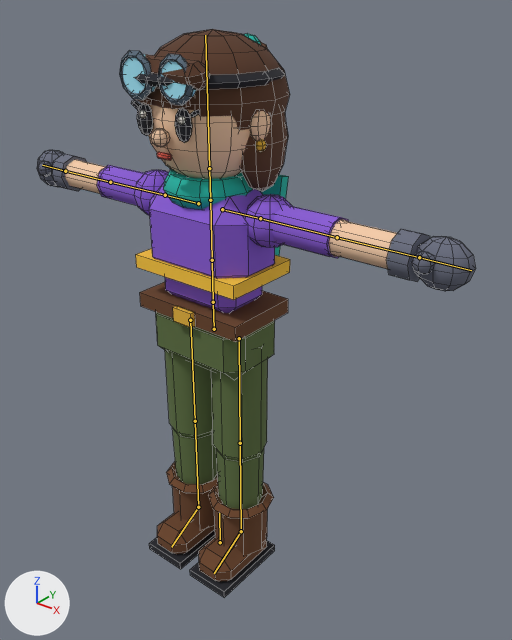
The Blender file assets_src/personagens/recruta_brisa_01.blend: old version first, new version second.
Before and after are seen from a camera (50 mm lens) standing at (1.46, -1.6, 2.03) and looking at (0.1, 0.1, 0.98). Every picture has the same lights, and +X, +Y and +Z are marked at lower left. The picture after the commit comes second. The bones that bend it are drawn over the model as lines. Mesh edges are drawn as thin lines.

In view in the first picture: 'recruta_brisa_01'.
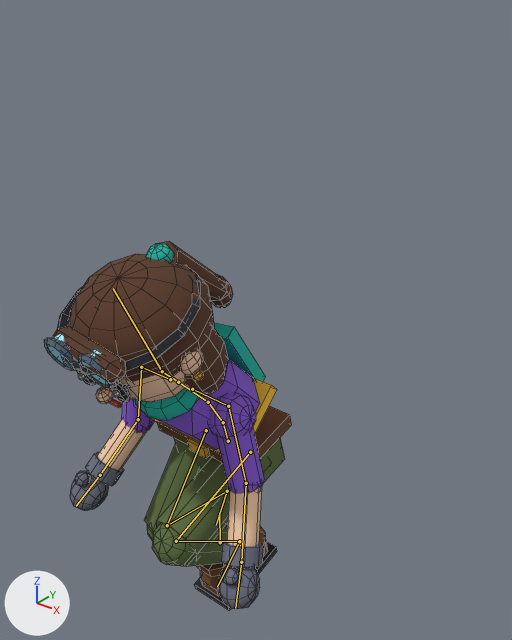
The newer file adds an action. The first version stands in its rest pose; the second is drawn at frame 7 of the action 'aterrissar_pesado'.

Pixel boxes (x1, y1, x2, y2) of what changed, in the pictures (512 x 640 px):
'recruta_brisa_01', posed (43% narrower, 35% shorter)
    before: (37, 29, 476, 598)
    after: (44, 241, 292, 611)
bone 'Hips', root to tip
    before: (214, 329) to (213, 302)
    after: (228, 441) to (223, 422)
bone 'Spine', root to tip
    before: (213, 302) to (212, 260)
    after: (223, 422) to (208, 402)
bone 'Chest', root to tip
    before: (212, 260) to (210, 200)
    after: (208, 402) to (178, 382)
bone 'Head', root to tip
    before: (209, 168) to (205, 35)
    after: (162, 371) to (113, 288)
bone 'LeftShoulder', root to tip
    before: (222, 209) to (260, 218)
    after: (192, 389) to (228, 406)
bone 'LeftUpperArm', root to tip
    before: (260, 218) to (337, 237)
    after: (228, 406) to (246, 483)
bone 'LeftLowerArm', root to tip
    before: (337, 237) to (419, 257)
    after: (246, 483) to (241, 562)
bone 'LeftHand', root to tip
    before: (419, 257) to (471, 270)
    after: (241, 562) to (235, 608)
bone 'RightShoulder', root to tip
    before: (198, 203) to (165, 195)
    after: (170, 379) to (141, 367)
bone 'RightUpperArm', root to tip
    before: (165, 195) to (110, 182)
    after: (141, 367) to (138, 419)
bone 'RightLowerArm', root to tip
    before: (110, 182) to (65, 171)
    after: (138, 419) to (100, 475)
bone 'RightHand', root to tip
    before: (65, 171) to (42, 165)
    after: (100, 475) to (76, 506)
bone 'LeftUpperLeg', root to tip
    before: (239, 338) to (240, 443)
    after: (250, 452) to (176, 541)
bone 'LeftLowerLeg', root to tip
    before: (240, 443) to (241, 531)
    after: (176, 541) to (239, 541)
bone 'LeftFoot', root to tip
    before: (241, 531) to (214, 573)
    after: (239, 541) to (217, 586)
bone 'RightUpperLeg', root to tip
    before: (190, 320) to (195, 421)
    after: (206, 430) to (167, 525)
bone 'RightLowerLeg', root to tip
    before: (195, 421) to (198, 507)
    after: (167, 525) to (227, 491)
bone 'RightFoot', root to tip
    before: (198, 507) to (171, 547)
    after: (227, 491) to (216, 525)

The change, as a diff of the scene's bpy script:
```diff
--- a/assets_src/personagens/recruta_brisa_01.blend.py
+++ b/assets_src/personagens/recruta_brisa_01.blend.py
@@ bone_hips @@
 bone_hips = bpy.data.objects['esqueleto_padrao'].pose.bones['Hips']  # child of 'Root'
-bone_hips.location = (0.0, 0.0, 0.0)
-bone_hips.rotation_quaternion = (1.0, 0.0, 0.0, 0.0)  # degrees (0, 0, 0)
+bone_hips.location = (0.0, -0.495, -0.059)
+bone_hips.rotation_quaternion = (0.993, 0.121, 0.0, 0.0)  # degrees (14, 0, 0)
@@ bone_spine @@
 bone_spine = bpy.data.objects['esqueleto_padrao'].pose.bones['Spine']  # child of 'Hips'
-bone_spine.rotation_quaternion = (1.0, 0.0, 0.0, 0.0)  # degrees (0, 0, 0)
+bone_spine.rotation_quaternion = (0.988, 0.155, 0.0, 0.0)  # degrees (18, 0, 0)
@@ bone_chest @@
 bone_chest = bpy.data.objects['esqueleto_padrao'].pose.bones['Chest']  # child of 'Spine'
-bone_chest.rotation_quaternion = (1.0, 0.0, 0.0, 0.0)  # degrees (0, 0, 0)
+bone_chest.rotation_quaternion = (0.995, 0.103, 0.0, 0.0)  # degrees (12, 0, 0)
@@ bone_head @@
 bone_head = bpy.data.objects['esqueleto_padrao'].pose.bones['Head']  # child of 'Neck'
-bone_head.rotation_quaternion = (1.0, 0.0, 0.0, 0.0)  # degrees (0, 0, 0)
+bone_head.rotation_quaternion = (0.988, -0.155, 0.0, 0.0)  # degrees (-18, 0, 0)
@@ bone_leftshoulder @@
 bone_leftshoulder = bpy.data.objects['esqueleto_padrao'].pose.bones['LeftShoulder']  # child of 'Chest'
-bone_leftshoulder.rotation_quaternion = (1.0, 0.0, 0.0, 0.0)  # degrees (0, 0, 0)
+bone_leftshoulder.rotation_quaternion = (0.999, -0.035, 0.0, 0.0)  # degrees (-4, 0, 0)
@@ bone_leftupperarm @@
 bone_leftupperarm = bpy.data.objects['esqueleto_padrao'].pose.bones['LeftUpperArm']  # child of 'LeftShoulder'
-bone_leftupperarm.rotation_quaternion = (1.0, 0.0, 0.0, 0.0)  # degrees (0, 0, 0)
+bone_leftupperarm.rotation_quaternion = (0.749, -0.525, -0.33, -0.231)  # degrees (-70, -48, 0)
@@ bone_leftlowerarm @@
 bone_leftlowerarm = bpy.data.objects['esqueleto_padrao'].pose.bones['LeftLowerArm']  # child of 'LeftUpperArm'
-bone_leftlowerarm.rotation_quaternion = (1.0, 0.0, 0.0, 0.0)  # degrees (0, 0, 0)
+bone_leftlowerarm.rotation_quaternion = (0.978, 0.0, 0.0, -0.207)  # degrees (0, 0, -24)
@@ bone_lefthand @@
 bone_lefthand = bpy.data.objects['esqueleto_padrao'].pose.bones['LeftHand']  # child of 'LeftLowerArm'
-bone_lefthand.rotation_quaternion = (1.0, 0.0, 0.0, 0.0)  # degrees (0, 0, 0)
+bone_lefthand.rotation_quaternion = (0.998, 0.0, 0.0, -0.07)  # degrees (0, 0, -8)
@@ bone_rightshoulder @@
 bone_rightshoulder = bpy.data.objects['esqueleto_padrao'].pose.bones['RightShoulder']  # child of 'Chest'
-bone_rightshoulder.rotation_quaternion = (1.0, 0.0, 0.0, 0.0)  # degrees (0, 0, 0)
+bone_rightshoulder.rotation_quaternion = (0.999, -0.035, 0.0, 0.0)  # degrees (-4, 0, 0)
@@ bone_rightupperarm @@
 bone_rightupperarm = bpy.data.objects['esqueleto_padrao'].pose.bones['RightUpperArm']  # child of 'RightShoulder'
-bone_rightupperarm.rotation_quaternion = (1.0, 0.0, 0.0, 0.0)  # degrees (0, 0, 0)
+bone_rightupperarm.rotation_quaternion = (0.761, -0.553, 0.274, 0.199)  # degrees (-72, 40, 0)
@@ bone_rightlowerarm @@
 bone_rightlowerarm = bpy.data.objects['esqueleto_padrao'].pose.bones['RightLowerArm']  # child of 'RightUpperArm'
-bone_rightlowerarm.rotation_quaternion = (1.0, 0.0, 0.0, 0.0)  # degrees (0, 0, 0)
+bone_rightlowerarm.rotation_quaternion = (0.928, 0.0, 0.0, 0.372)  # degrees (0, 0, 44)
@@ bone_righthand @@
 bone_righthand = bpy.data.objects['esqueleto_padrao'].pose.bones['RightHand']  # child of 'RightLowerArm'
-bone_righthand.rotation_quaternion = (1.0, 0.0, 0.0, 0.0)  # degrees (0, 0, 0)
+bone_righthand.rotation_quaternion = (0.998, 0.0, 0.0, 0.07)  # degrees (0, 0, 8)
@@ bone_leftupperleg @@
 bone_leftupperleg = bpy.data.objects['esqueleto_padrao'].pose.bones['LeftUpperLeg']  # child of 'Hips'
-bone_leftupperleg.rotation_quaternion = (1.0, 0.0, 0.0, 0.0)  # degrees (0, 0, 0)
+bone_leftupperleg.rotation_quaternion = (0.737, -0.676, 0.0, 0.0)  # degrees (-85, 0, 0)
@@ bone_leftlowerleg @@
 bone_leftlowerleg = bpy.data.objects['esqueleto_padrao'].pose.bones['LeftLowerLeg']  # child of 'LeftUpperLeg'
-bone_leftlowerleg.rotation_quaternion = (1.0, 0.0, 0.0, 0.0)  # degrees (0, 0, 0)
+bone_leftlowerleg.rotation_quaternion = (0.463, 0.886, 0.0, 0.0)  # degrees (125, 0, 0)
@@ bone_leftfoot @@
 bone_leftfoot = bpy.data.objects['esqueleto_padrao'].pose.bones['LeftFoot']  # child of 'LeftLowerLeg'
-bone_leftfoot.rotation_quaternion = (1.0, 0.0, 0.0, 0.0)  # degrees (0, 0, 0)
+bone_leftfoot.rotation_quaternion = (0.941, -0.339, 0.0, 0.0)  # degrees (-40, 0, 0)
@@ bone_rightupperleg @@
 bone_rightupperleg = bpy.data.objects['esqueleto_padrao'].pose.bones['RightUpperLeg']  # child of 'Hips'
-bone_rightupperleg.rotation_quaternion = (1.0, 0.0, 0.0, 0.0)  # degrees (0, 0, 0)
+bone_rightupperleg.rotation_quaternion = (0.937, -0.337, -0.029, 0.081)  # degrees (-40, 0, 10)
@@ bone_rightlowerleg @@
 bone_rightlowerleg = bpy.data.objects['esqueleto_padrao'].pose.bones['RightLowerLeg']  # child of 'RightUpperLeg'
-bone_rightlowerleg.rotation_quaternion = (1.0, 0.0, 0.0, 0.0)  # degrees (0, 0, 0)
+bone_rightlowerleg.rotation_quaternion = (0.636, 0.772, 0.0, 0.0)  # degrees (101, 0, 0)
@@ bone_rightfoot @@
 bone_rightfoot = bpy.data.objects['esqueleto_padrao'].pose.bones['RightFoot']  # child of 'RightLowerLeg'
-bone_rightfoot.rotation_quaternion = (1.0, 0.0, 0.0, 0.0)  # degrees (0, 0, 0)
+bone_rightfoot.rotation_quaternion = (0.967, -0.256, 0.0, 0.0)  # degrees (-30, 0, 0)
```
